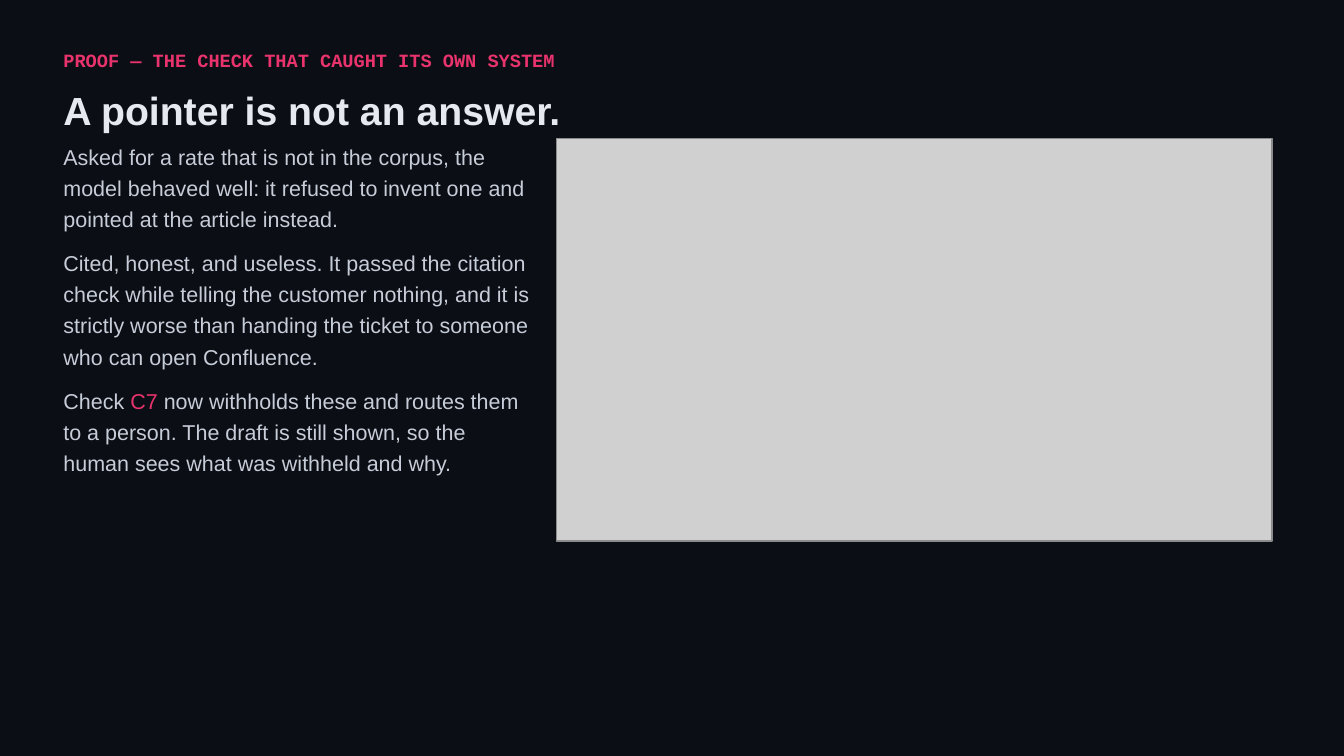
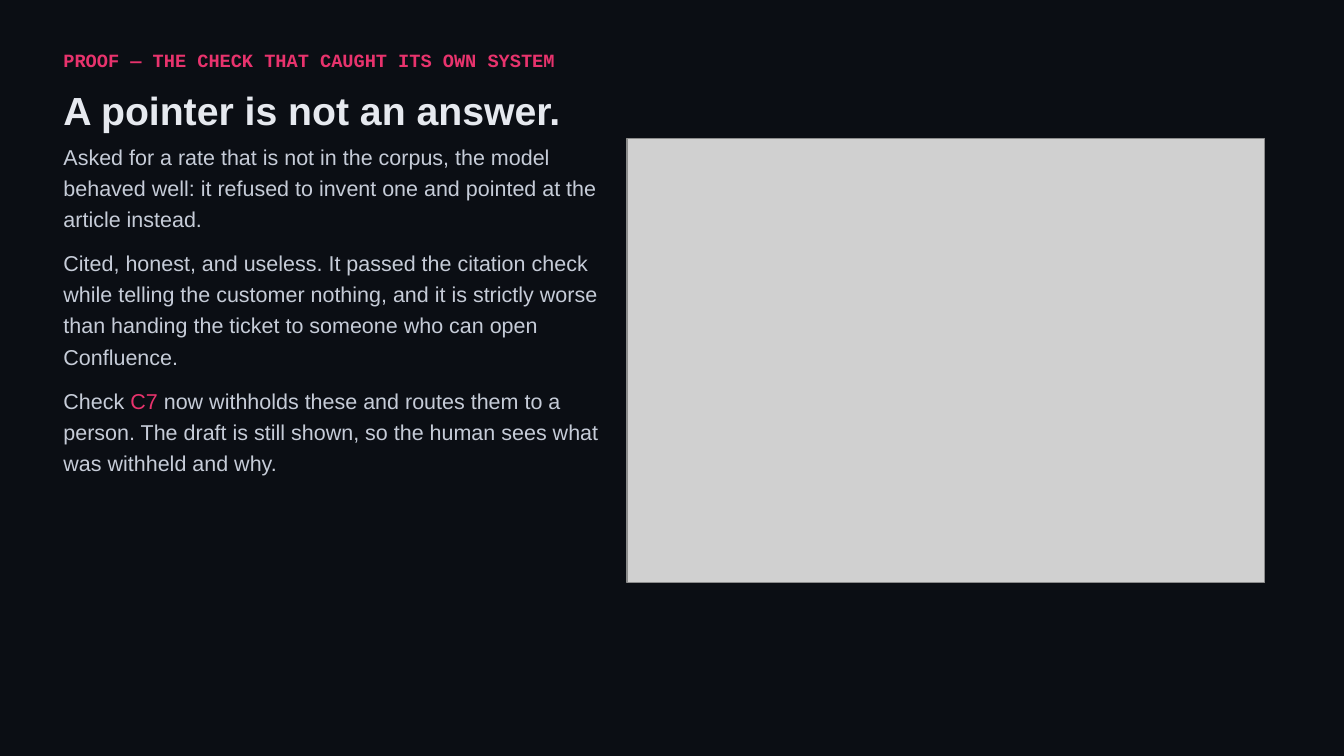
Before and after one commit to shivam-25/ramco-payce-pilot, a slide deck: slide 11 of docs/ramco-payce-pilot.pptx. Drawn at 1344x756 pixels with LibreOffice and Linux fonts; fonts in the diff are those of the drawing; grey boxes stand for pictures. Boxes give left, top, right and bottom in pixels: in the first picture for what was removed or moved away, otherwise in the second. Text is boxed around its words. In the diff, an @@ line names an element or a change of style, - is before the commit and + after.

```diff
--- a/docs/ramco-payce-pilot.pptx
+++ b/docs/ramco-payce-pilot.pptx
@@ text "Asked for a rate that ..." rewrapped from [63,149,525,232] to [63,149,596,227] @@
@@ picture: place and size @@
-picture at [556,138,1273,542]
+picture at [628,138,1265,582]
@@ text "Cited, honest, and useless. It ..." rewrapped from [63,255,530,370] to [63,255,597,365] @@
@@ text "Check C7 now withholds these ..." rewrapped from [63,393,519,476] to [63,393,598,476] @@
```
Also in this commit, not shown: 5 other slides changed, 13 other files.
